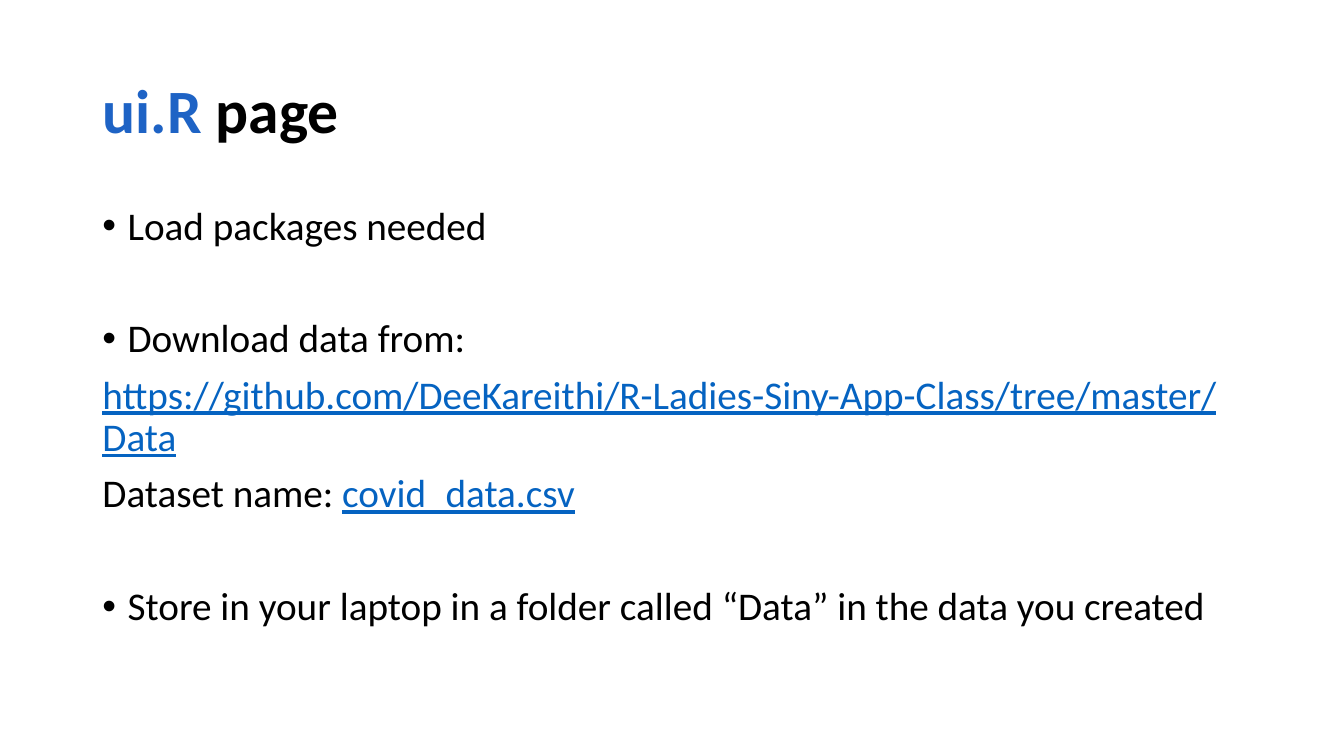
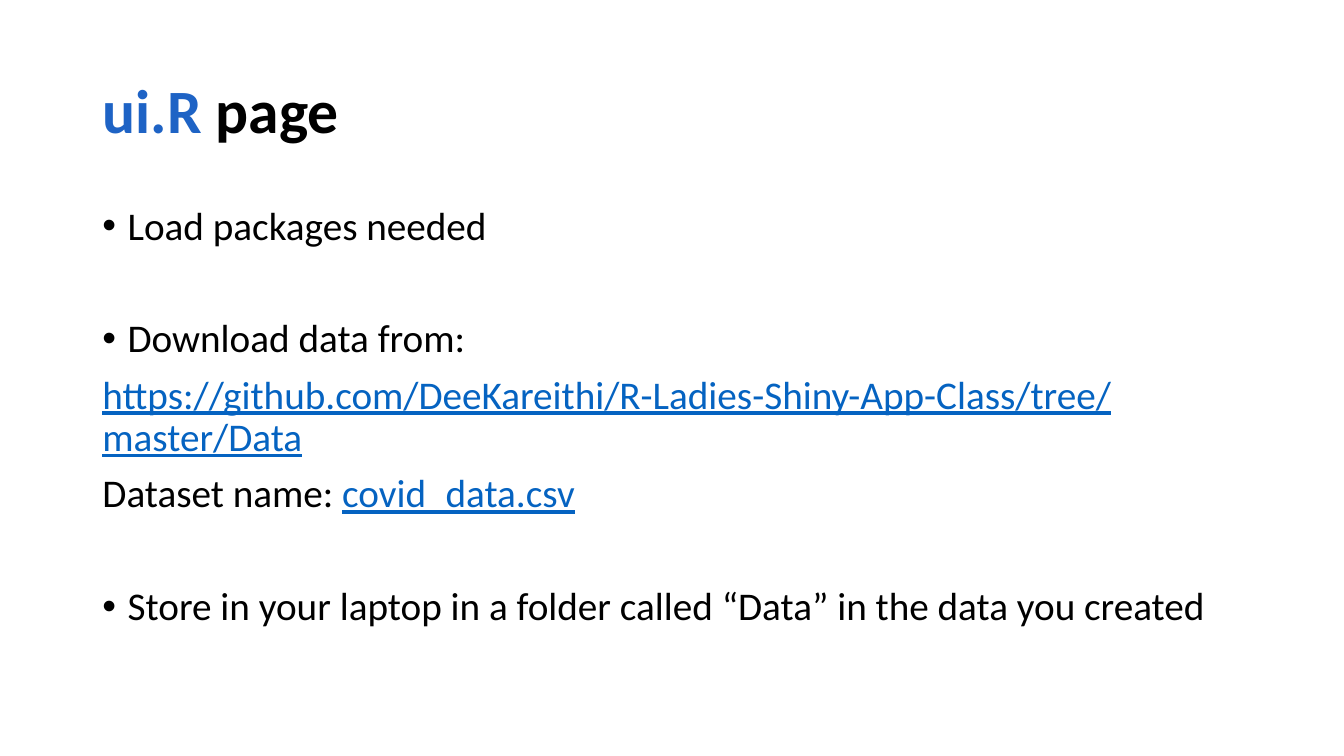
Before and after one commit to DeeKareithi/R-Ladies-Shiny-App-Class, a slide deck: slide 6 of Presenattions/Introduction to R Shiny Apps-Dorcas.pptx. Drawn at 1344x756 pixels with LibreOffice and Linux fonts; fonts in the diff are those of the drawing. Boxes give left, top, right and bottom in pixels: in the first picture for what was removed or moved away, otherwise in the second. Text is boxed around its words. In the diff, an @@ line names an element or a change of style, - is before the commit and + after.

```diff
--- a/Presenattions/Introduction to R Shiny Apps-Dorcas.pptx
+++ b/Presenattions/Introduction to R Shiny Apps-Dorcas.pptx
@@ text at [102, 381, 1110, 457]: text changed @@
-https://github.com/DeeKareithi/R-Ladies-Siny-App-Class/tree/master/Data
+https://github.com/DeeKareithi/R-Ladies-Shiny-App-Class/tree/master/Data
```
